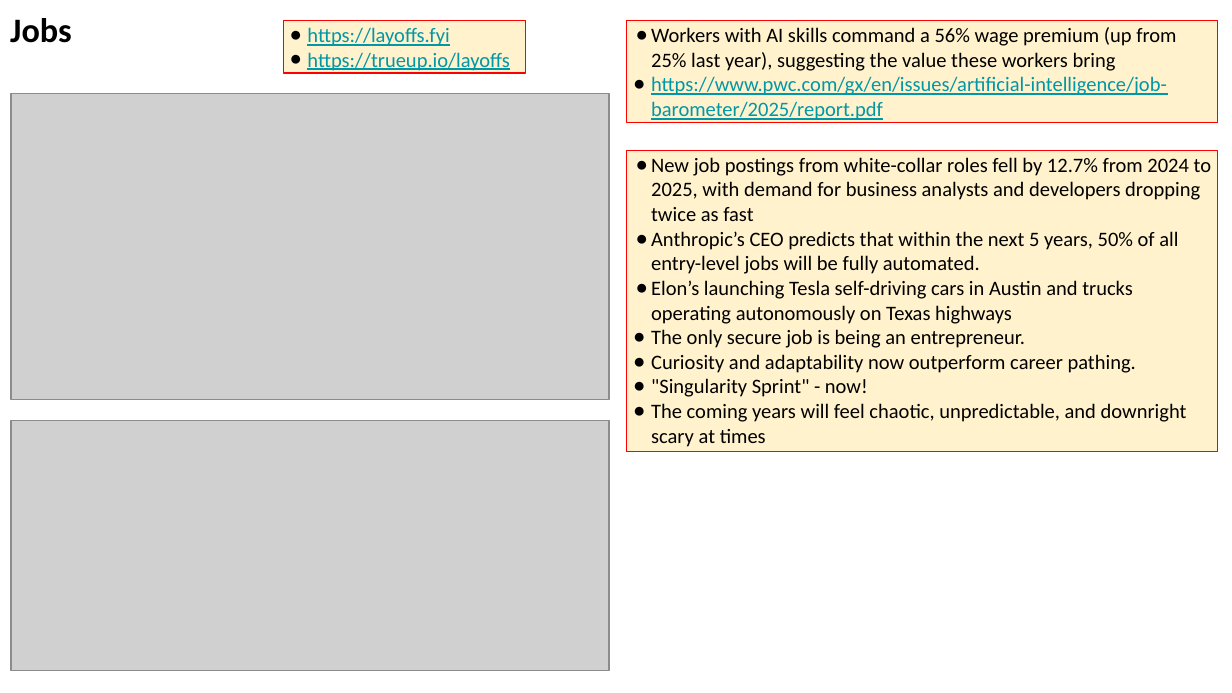
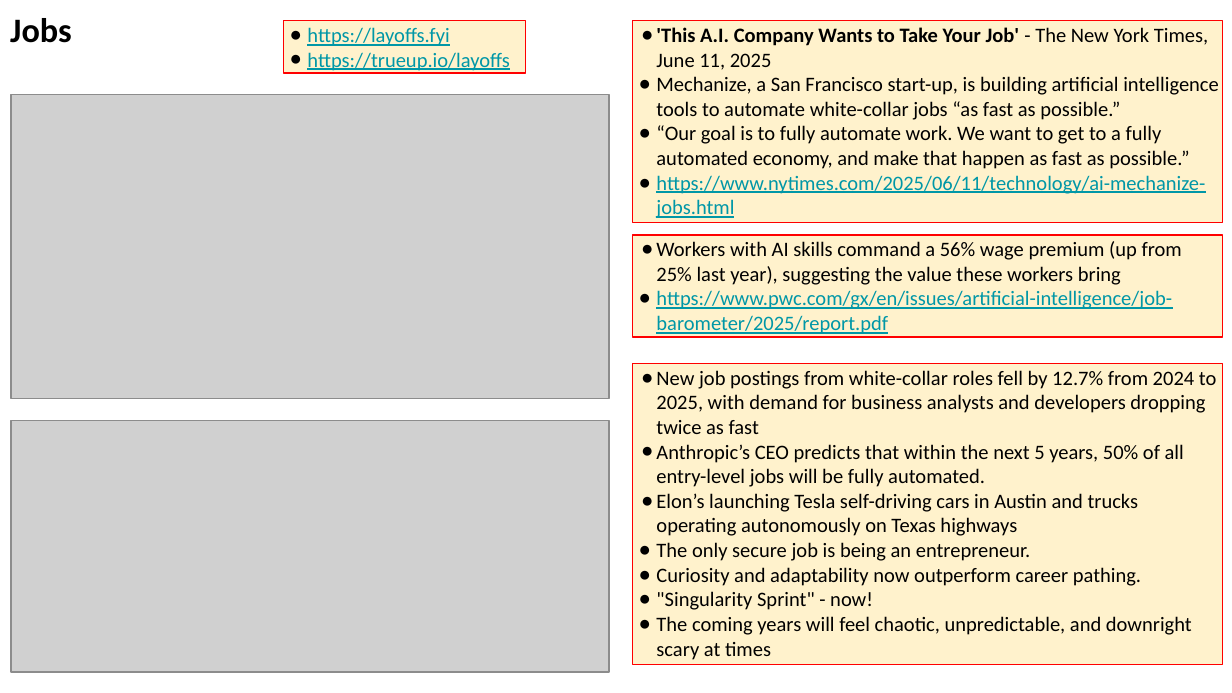
Before and after one commit to lselector/seminar, a slide deck: slide 19 of 2025/2025-06-13-AI-Updates.pptx (slide 15 before the commit). Drawn at 1232x693 pixels with LibreOffice and Linux fonts; fonts in the diff are those of the drawing; grey boxes stand for pictures. Boxes give left, top, right and bottom in pixels: in the first picture for what was removed or moved away, otherwise in the second. Text is boxed around its words. In the diff, an @@ line names an element or a change of style, - is before the commit and + after.

```diff
--- a/2025/2025-06-13-AI-Updates.pptx
+++ b/2025/2025-06-13-AI-Updates.pptx
@@ rectangle added at (x1=632, y1=21, x2=1222, y2=223), fill #FFF2CC, outline #FF0000 0.75 pt, 12 pt, text #000000 @@
+● 'This A.I. Company Wants to Take Your Job' - The New York Times, June 11, 2025
+● Mechanize, a San Francisco start-up, is building artificial intelligence tools to automate white-collar jobs “as fast as possible.”
+● “Our goal is to fully automate work. We want to get to a fully automated economy, and make that happen as fast as possible.”
+● https://www.nytimes.com/2025/06/11/technology/ai-mechanize-jobs.html
@@ rectangle "Workers with AI skills command ..." moved from (x1=627, y1=21, x2=1217, y2=123) to (x1=632, y1=235, x2=1222, y2=338) @@
@@ rectangle "New job postings from white-collar ..." moved from (x1=627, y1=150, x2=1217, y2=451) to (x1=632, y1=363, x2=1222, y2=664) @@
```
Also in this commit, not shown: 10 other slides changed, 4 slides added.
